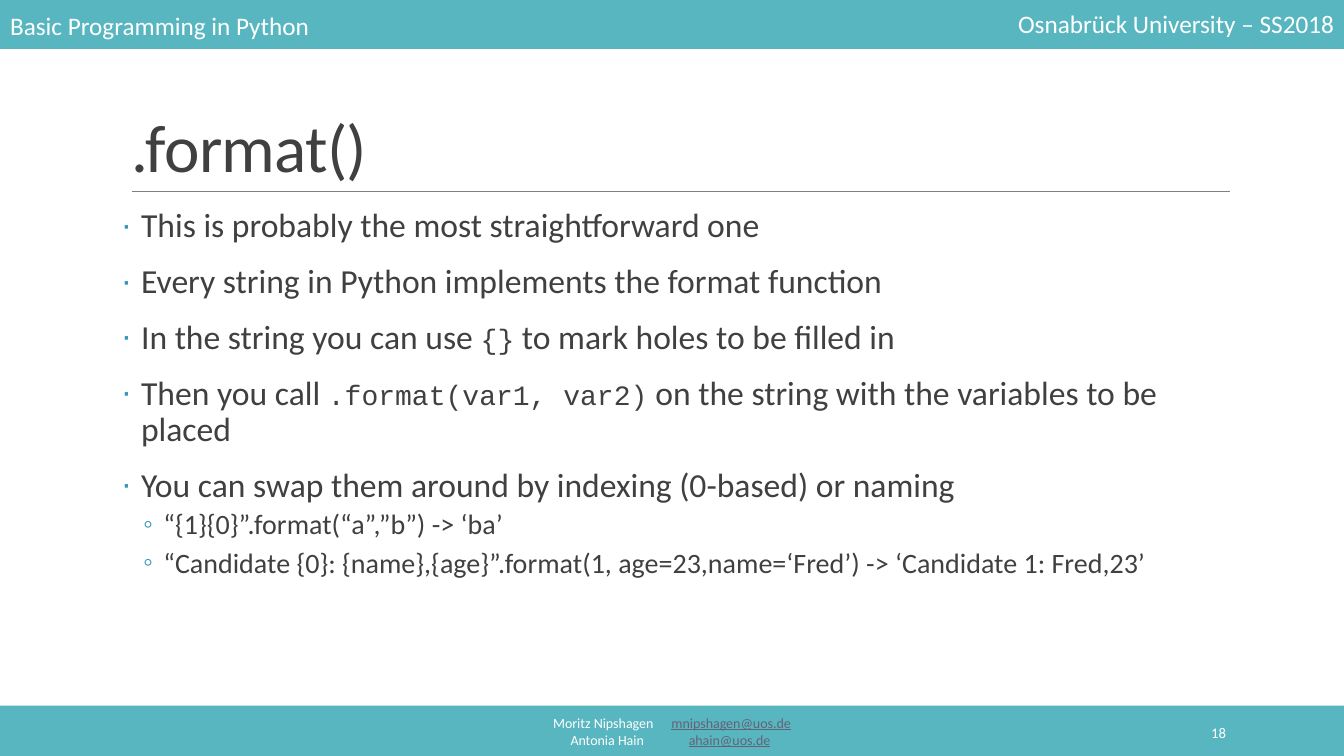
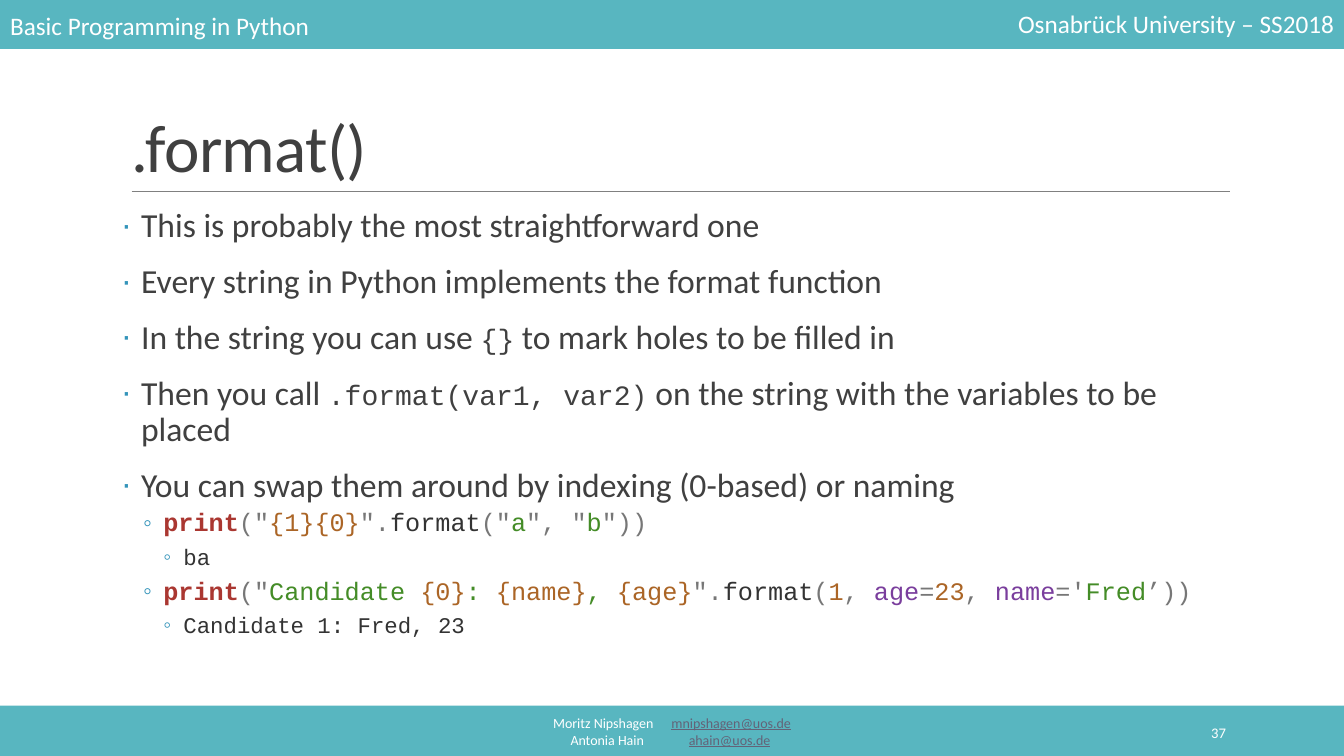
Before and after one commit to mnipshagen/monty, a slide deck: slide 37 of 2018/05/05_Strings_and_Regex.pptx (slide 18 before the commit). Drawn at 1344x756 pixels with LibreOffice and Linux fonts; fonts in the diff are those of the drawing. Boxes give left, top, right and bottom in pixels: in the first picture for what was removed or moved away, otherwise in the second. Text is boxed around its words. In the diff, an @@ line names an element or a change of style, - is before the commit and + after.

```diff
--- a/2018/05/05_Strings_and_Regex.pptx
+++ b/2018/05/05_Strings_and_Regex.pptx
@@ text at [163, 513, 1192, 637]: text changed; size 20 to 18 pt; font Calibri to Courier New; text colour #404040 to #333333 @@
-  ◦ “{1}{0}”.format(“a”,”b”) -> ‘ba’
-  ◦ “Candidate {0}: {name},{age}”.format(1, age=23,name=‘Fred’) -> ‘Candidate 1: Fred,23’
+  ◦ print("{1}{0}".format("a", "b"))
+    ◦ ba
+  ◦ print("Candidate {0}: {name}, {age}".format(1, age=23, name='Fred’))
+    ◦ Candidate 1: Fred, 23
@@ page number at [1211, 728, 1226, 738]: text changed @@
-18
+37
```
Also in this commit, not shown: 12 other slides changed, 23 slides added, 3 slides removed, 1 other file.
